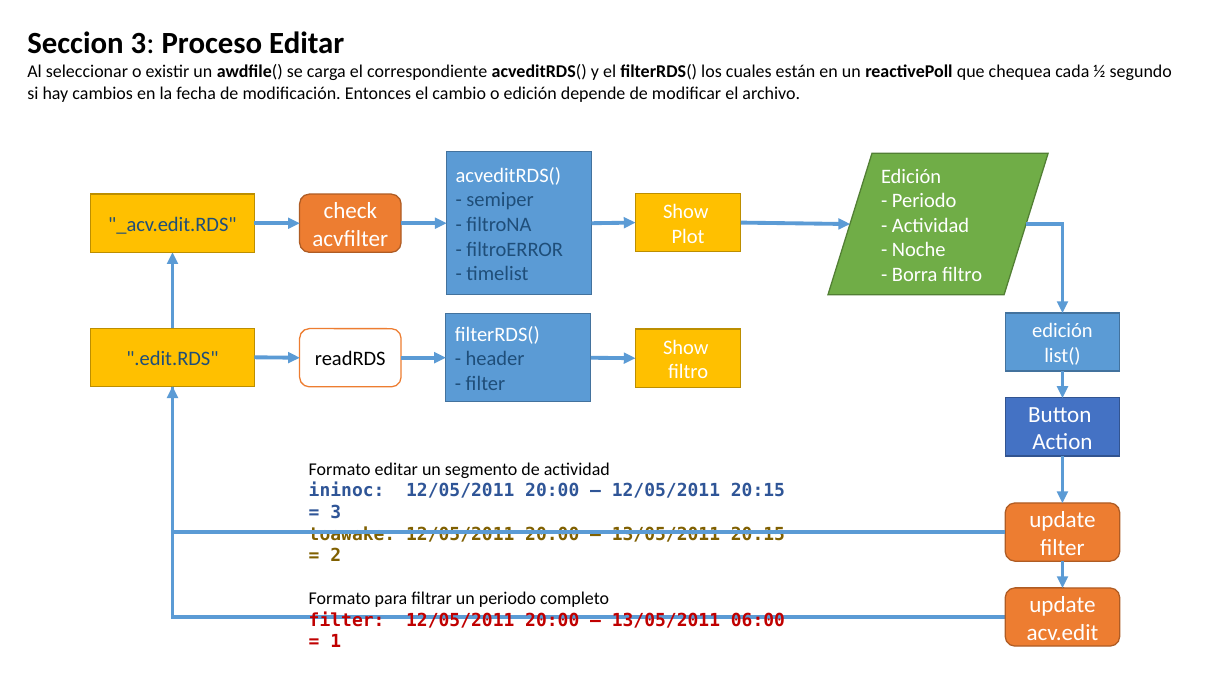
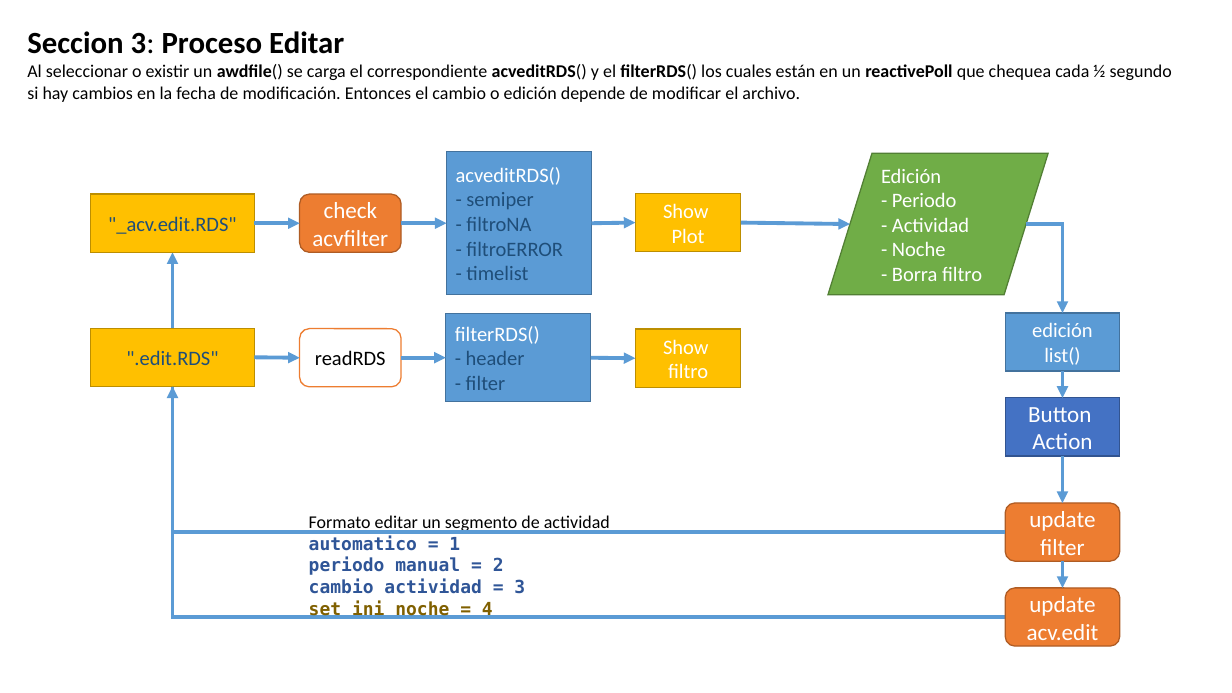
Before and after one commit to olitroski/Actigrafia, a slide deck: slide 10 of flujo edicion.pptx. Drawn at 1232x693 pixels with LibreOffice and Linux fonts; fonts in the diff are those of the drawing. Boxes give left, top, right and bottom in pixels: in the first picture for what was removed or moved away, otherwise in the second. Text is boxed around its words. In the diff, an @@ line names an element or a change of style, - is before the commit and + after.

```diff
--- a/flujo edicion.pptx
+++ b/flujo edicion.pptx
@@ text at <box>309,515,610,619</box>: text changed; text colour #000000 to #2F5597 @@
-Formato editar un segmento de actividad
-ininoc: 12/05/2011 20:00 – 12/05/2011 20:15 = 3
-toawake: 12/05/2011 20:00 – 13/05/2011 20:15 = 2
-Formato para filtrar un periodo completo
-filter: 12/05/2011 20:00 – 13/05/2011 06:00 = 1
+Formato editar un segmento de actividad
+automatico = 1
+periodo manual = 2
+cambio actividad = 3
+set ini noche = 4
```
Also in this commit, not shown: 1 slide added, 9 other files.
